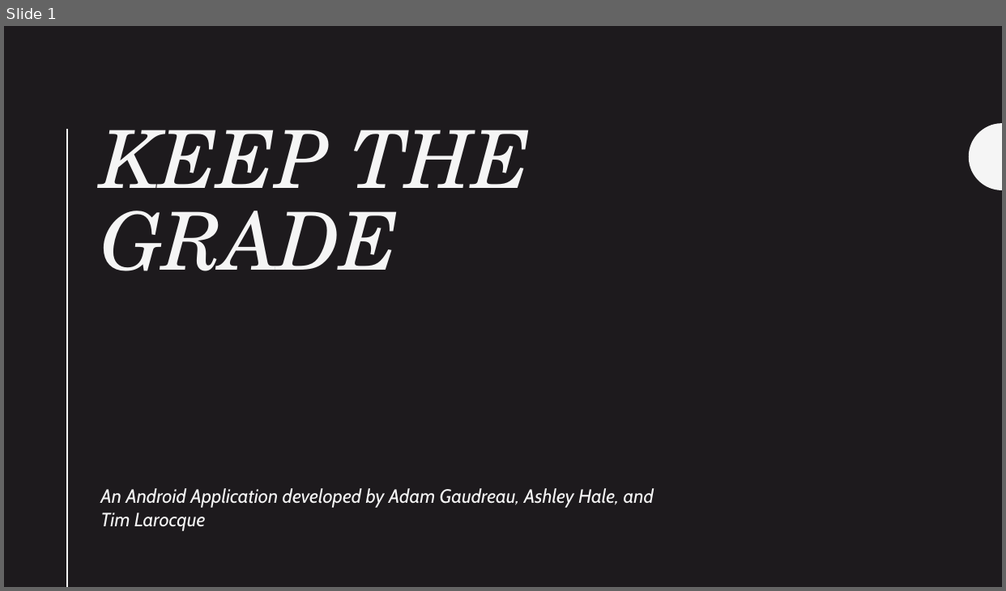
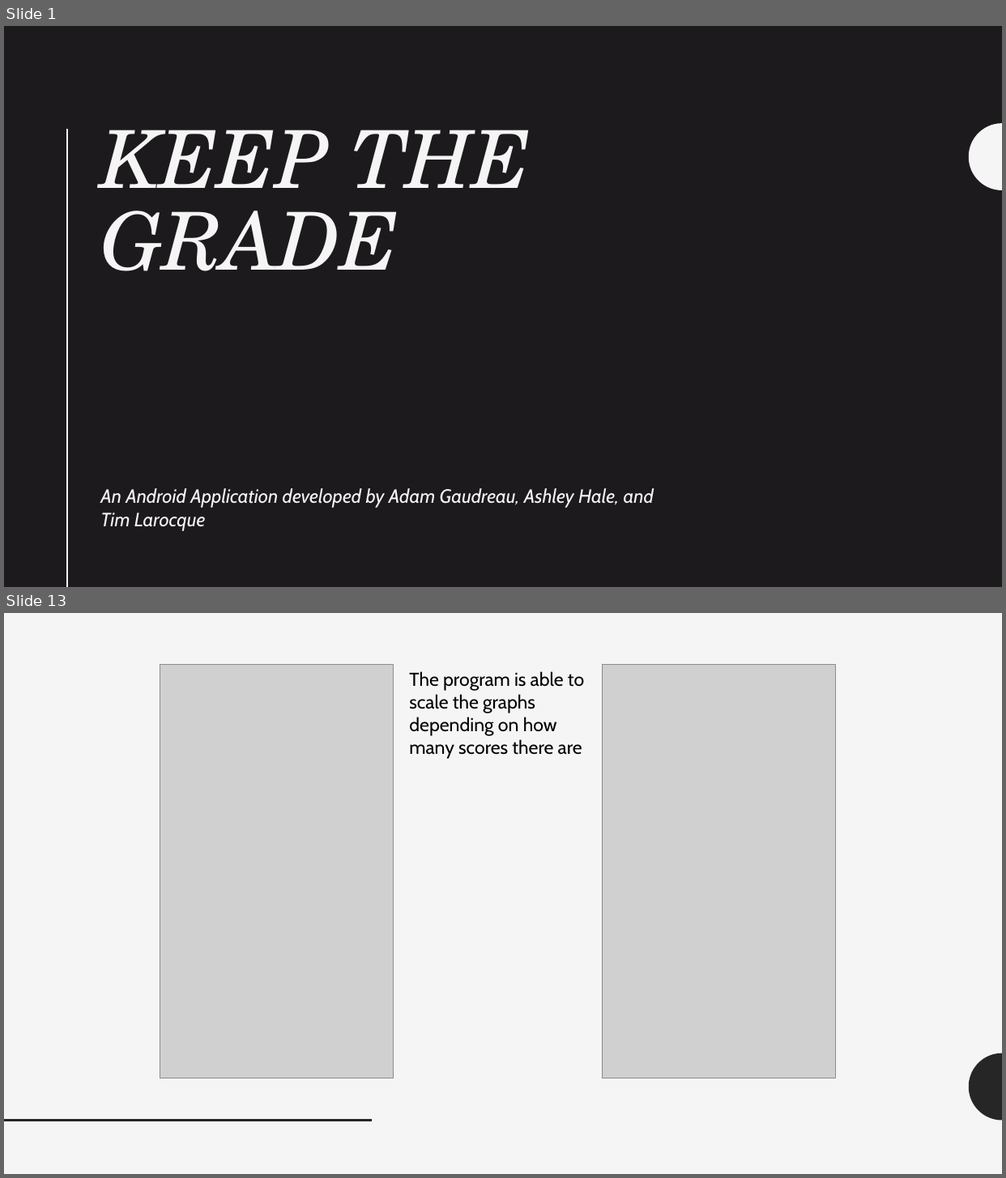
Before and after one commit to uml-app1-2016/Keep-the-Grade, a slide deck: Presentation.pptx. Shown one above the other, each under a label of ours: slide 1 before the commit, slides 1 and 13 after it; the slides between them are not shown. The pictures are 1006x591 and 1006x1178 pixels, drawn with LibreOffice and Linux fonts; fonts in the diff are those of the drawing; grey boxes stand for pictures. Boxes give left, top, right and bottom in pixels: in the first picture for what was removed or moved away, otherwise in the second. Text is boxed around its words. In the diff, an @@ line names an element or a change of style, - is before the commit and + after.

```diff
--- a/Presentation.pptx
+++ b/Presentation.pptx
@@ slide 13 added at box(4, 613, 1002, 1174), background #F5F5F5 @@
@@ picture added at box(160, 665, 394, 1079) @@
@@ text added at box(409, 671, 584, 759), 18 pt, text #000000 @@
+The program is able to scale the graphs depending on how many scores there are
@@ picture added at box(603, 665, 836, 1079) @@
@@ freeform shape added at box(969, 1053, 1002, 1121), fill #262626 @@
@@ line added from (4, 1121) to (373, 1121), #262626 2 pt @@
```
Also in this commit, not shown: 11 other slides added.
